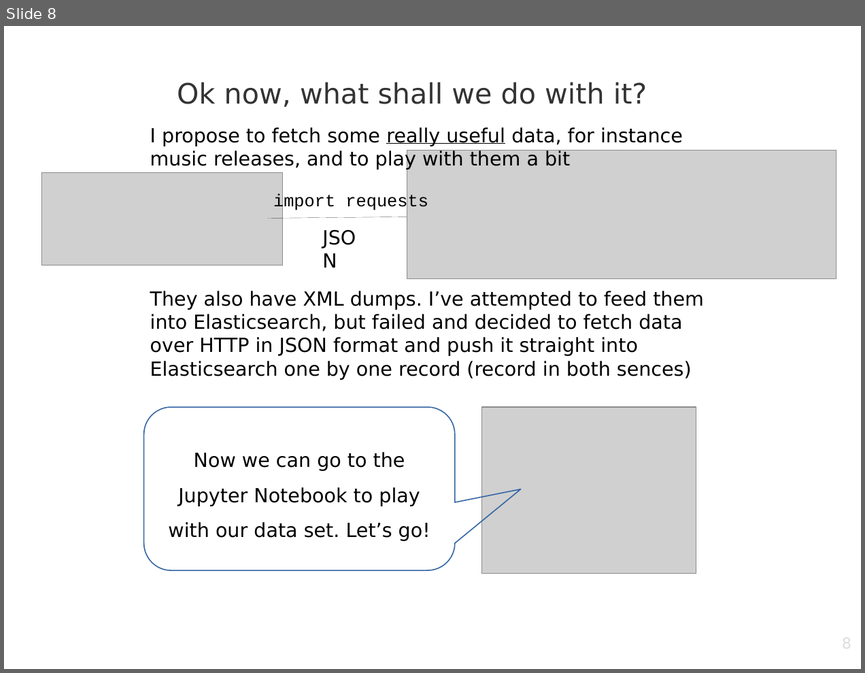
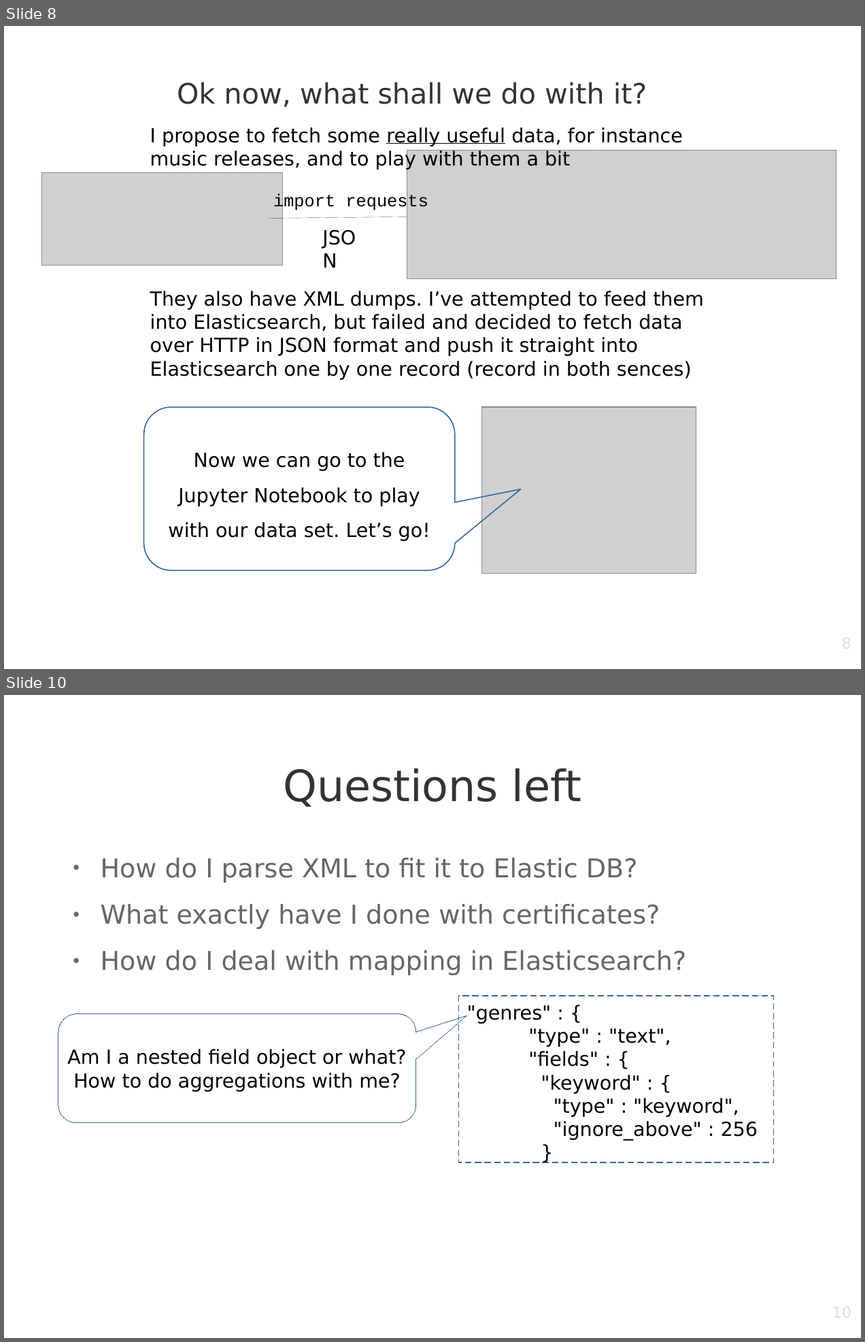
Before and after one commit to djfedos/djfedos-search, a slide deck: elasticsearch-demo/Elasticsearch_presentation.odp. Shown one above the other, each under a label of ours: slide 8 before the commit, slides 8 and 10 after it; the slides between them are not shown. The pictures are 865x673 and 865x1342 pixels, drawn with LibreOffice and Linux fonts; fonts in the diff are those of the drawing; grey boxes stand for pictures; background and template pictures are left out. Boxes give left, top, right and bottom in pixels: in the first picture for what was removed or moved away, otherwise in the second. Text is boxed around its words. In the diff, an @@ line names an element or a change of style, - is before the commit and + after.

```diff
--- a/elasticsearch-demo/Elasticsearch_presentation.odp
+++ b/elasticsearch-demo/Elasticsearch_presentation.odp
@@ slide 10 added at bbox=[4, 695, 861, 1338], background picture (left out) @@
@@ title added at bbox=[283, 768, 582, 807], 40 pt, text #333333 @@
+Questions left
@@ text added at bbox=[101, 858, 686, 975], 24 pt, text #666666 @@
+● How do I parse XML to fit it to Elastic DB?
+● What exactly have I done with certificates?
+● How do I deal with mapping in Elasticsearch?
@@ rectangle added at bbox=[459, 996, 774, 1162], outline #3465A4 0.99 pt, 18 pt, text #000000 @@
+"genres" : {
+"type" : "text",
+"fields" : {
+"keyword" : {
+"type" : "keyword",
+"ignore_above" : 256
+}
@@ rounded speech box added at bbox=[58, 1014, 416, 1123], outline #3465A4 0 pt, 18 pt, text #000000 @@
+Am I a nested field object or what?
+How to do aggregations with me?
@@ page number added at bbox=[653, 1303, 852, 1338], 14 pt, text #DDDDDD @@
+10
```
Also in this commit, not shown: 1 slide changed, 1 other file.
